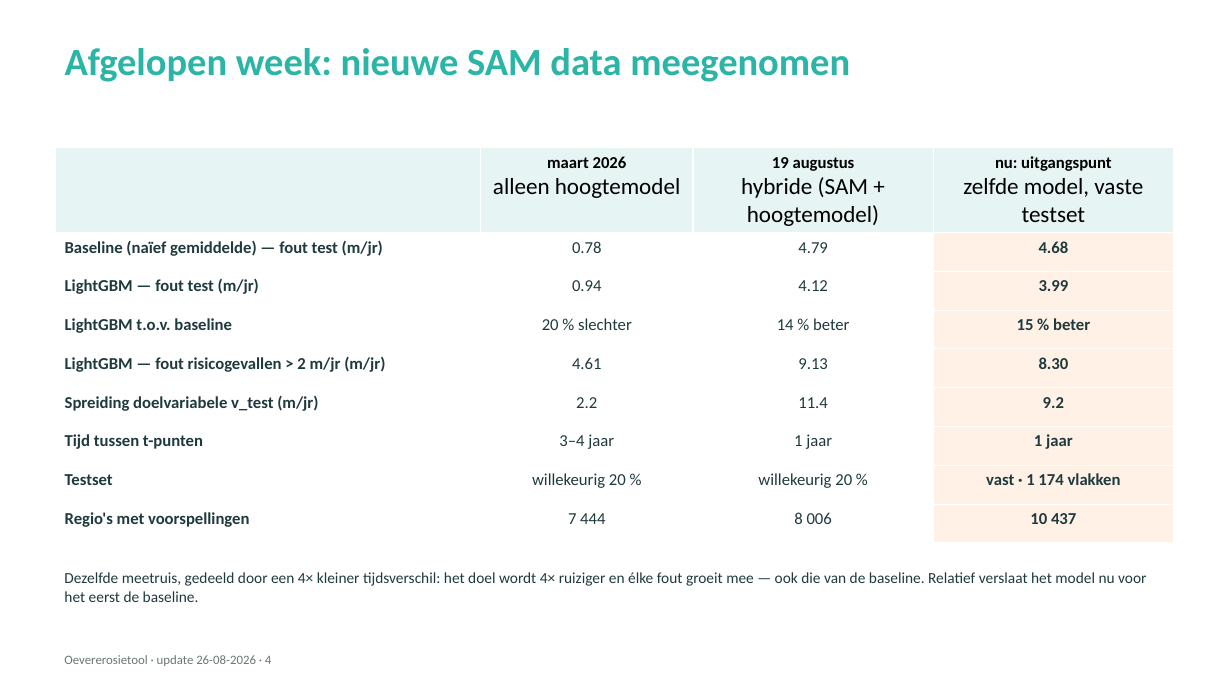
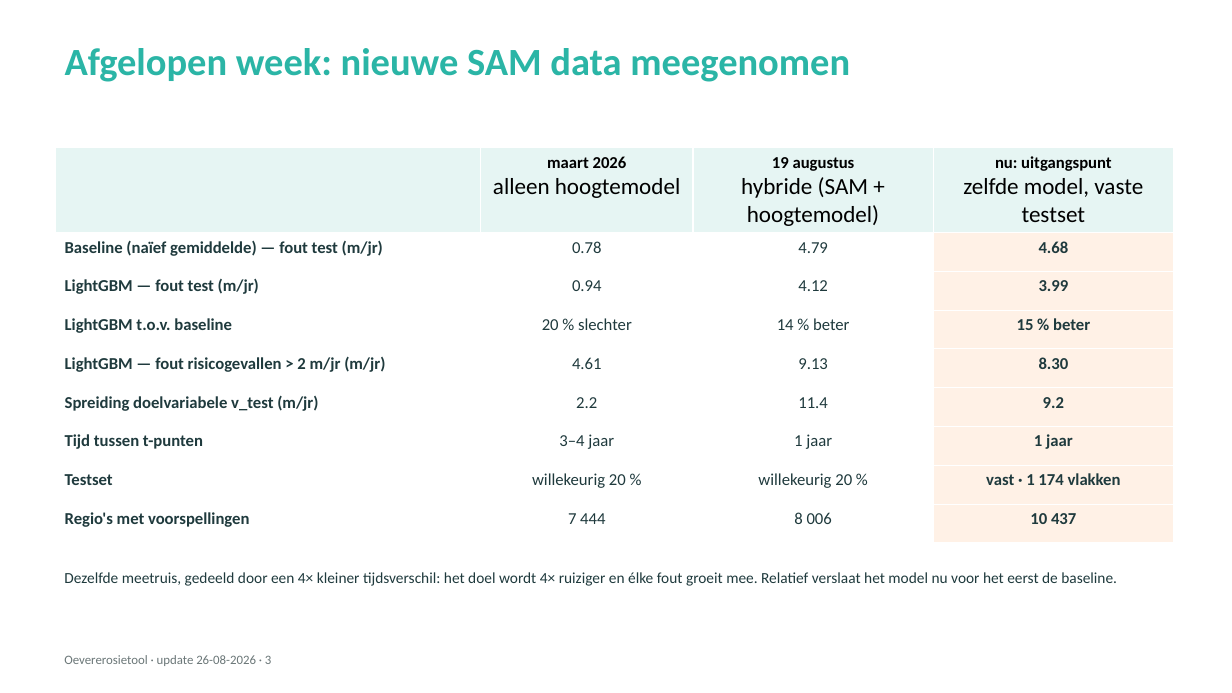
Before and after one commit to HAL24K/wocu-oevererosie, a slide deck: slide 3 of docs/presentations/20260826_update_v2.pptx (slide 4 before the commit). Drawn at 1232x693 pixels with LibreOffice and Linux fonts; fonts in the diff are those of the drawing. Boxes give left, top, right and bottom in pixels: in the first picture for what was removed or moved away, otherwise in the second. Text is boxed around its words. In the diff, an @@ line names an element or a change of style, - is before the commit and + after.

```diff
--- a/docs/presentations/20260826_update_v2.pptx
+++ b/docs/presentations/20260826_update_v2.pptx
@@ text at <box>64,572,1117,586</box>: text changed @@
-Dezelfde meetruis, gedeeld door een 4× kleiner tijdsverschil: het doel wordt 4× ruiziger en élke fout groeit mee — ook die van de baseline. Relatief verslaat het model nu voor het eerst de baseline.
+Dezelfde meetruis, gedeeld door een 4× kleiner tijdsverschil: het doel wordt 4× ruiziger en élke fout groeit mee. Relatief verslaat het model nu voor het eerst de baseline.
@@ text at <box>64,655,271,666</box>: text changed @@
-Oevererosietool · update 26-08-2026 · 4
+Oevererosietool · update 26-08-2026 · 3
```
Also in this commit, not shown: 14 other slides changed, 1 slide removed, 3 other files.
